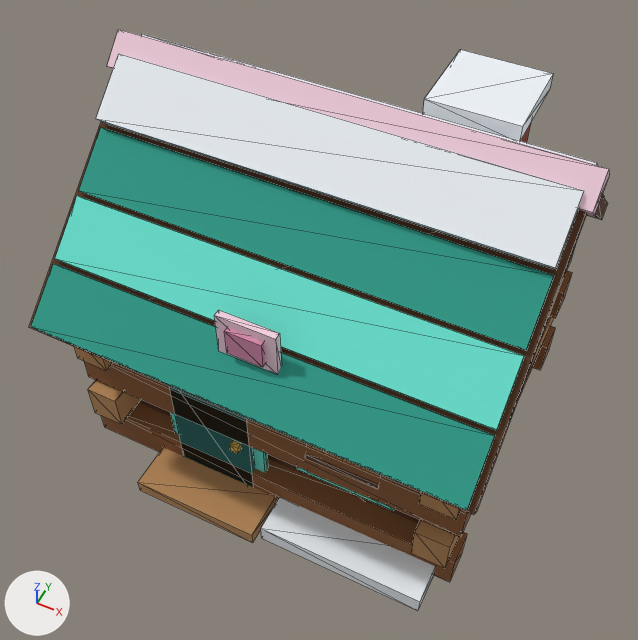
Before and after pictures for a commit that changed the glTF model public/assets/bld/bld_hut.glb.
Both versions are drawn from a camera (50 mm lens) standing at (2.31, -4.99, 7.19) and looking at (0.02, -0.4, 1.45). Arrows for +X, +Y and +Z are at lower left; the lights stay in place. The older version comes first. Mesh edges are drawn as thin lines. Where no turn or scale is listed for an object, it has been applied to the vertices. Vertices at exactly the same position are counted once.

Names of what the first picture shows: 'bld_hut'.
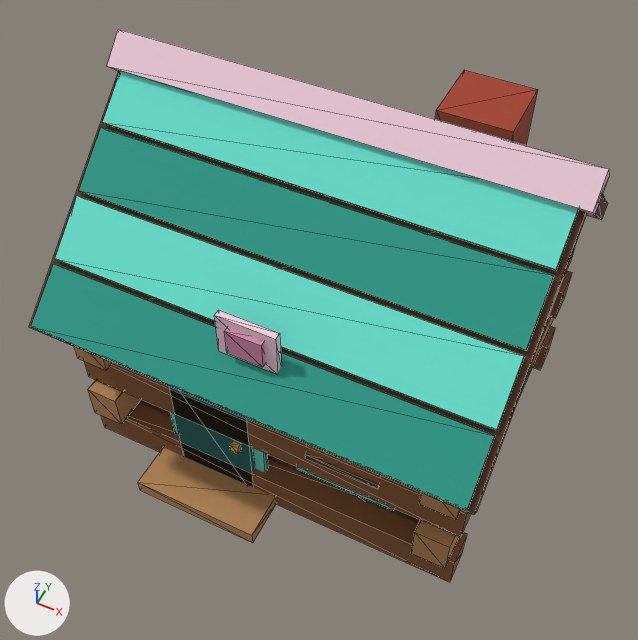
Boxes (x1, y1, x2, y2) around the edits, measured in the pictures (638 x 640 px):
'bld_hut', reshaped: before (29, 29, 609, 611); after (29, 29, 609, 582)
part 1 of me_bld_hut, added (cyan): after (103, 71, 579, 270)
part 2 of me_bld_hut, deleted (mostly hidden): before (142, 34, 598, 166)
part 3 of me_bld_hut, deleted: before (423, 50, 553, 141)
part 4 of me_bld_hut, deleted: before (96, 54, 584, 270)
part 5 of me_bld_hut, deleted: before (261, 497, 435, 611)

The edits, one by one:
me_bld_hut is used by ob_bld_hut; location (0.0, -0.03, 1.76).
me_bld_hut had 262 vertices, 392 faces and spanned x -1.95..1.95, y -1.85..1.85, z -1.76..1.76.
me_bld_hut now has 246 vertices, 368 faces and spans x -1.95..1.95, y -1.85..1.85, z -1.76..1.76.
me_bld_hut part 1: the loose piece of 8 vertices spanning x -1.85..1.85, y -0.92..-0.47, z 0.81..1.2 is copied, and the copy is moved by (0.0, 0.44, 0.37); it spans x -1.85..1.85, y -0.48..-0.03, z 1.19..1.58.
me_bld_hut part 2: the loose piece of 8 vertices spanning x -1.85..1.85, y 0.1..0.6, z 1.2..1.66 is deleted.
me_bld_hut part 3: the loose piece of 8 vertices spanning x 0.52..1.28, y 0.35..1.1, z 1.52..1.66 is deleted.
me_bld_hut part 4: the loose piece of 8 vertices spanning x -1.85..1.85, y -0.54..-0.05, z 1.2..1.66 is deleted.
me_bld_hut part 5: the loose piece of 8 vertices spanning x 0.15..1.65, y -1.77..-1.27, z -1.76..-1.58 is deleted.
Other edits to the shape of me_bld_hut do not show in these pictures.
